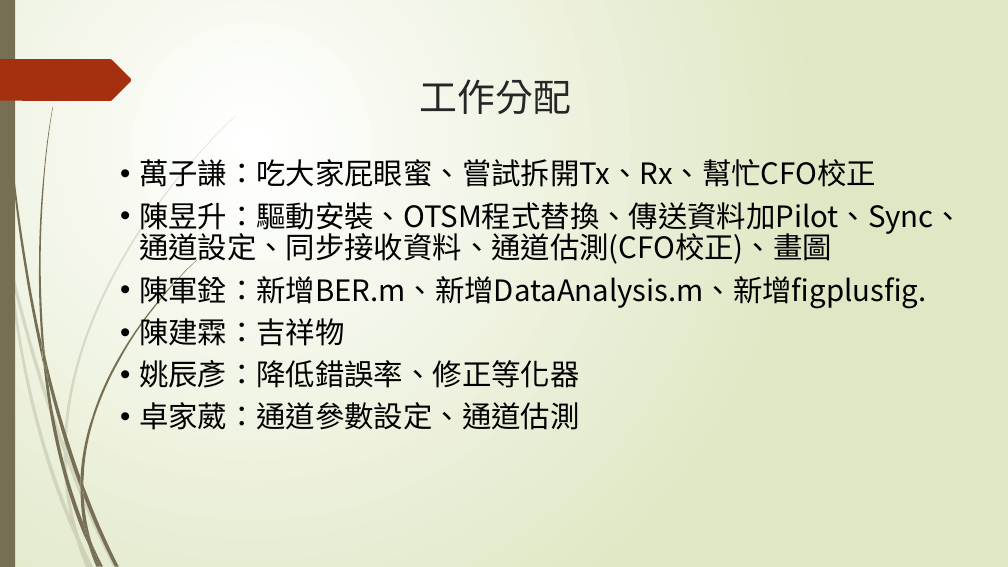
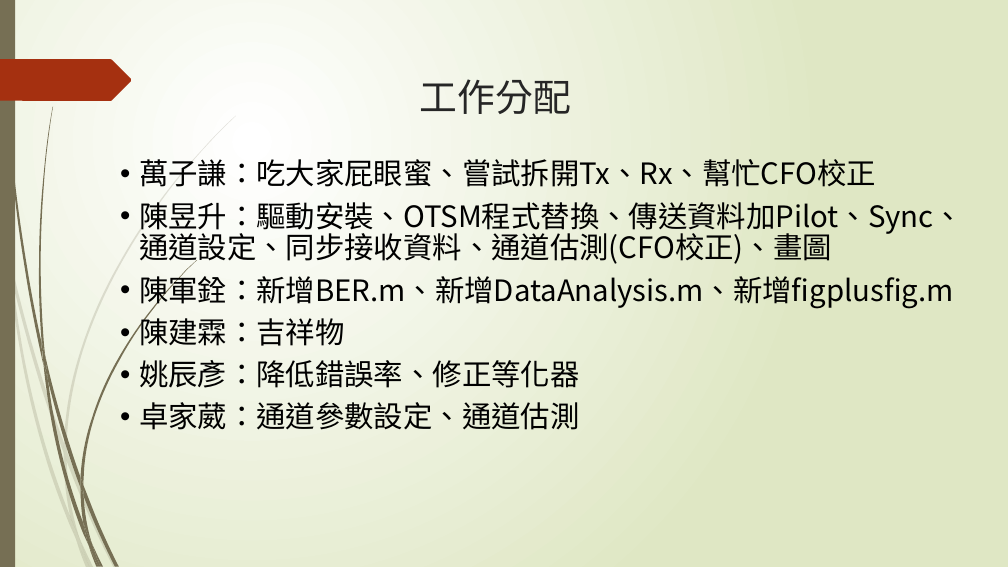
Before and after one commit to NIUWCSP/OTSM, a slide deck: slide 15 of report/以SDR實現OTSM通訊技術.pptx (slide 14 before the commit). Drawn at 1008x567 pixels with LibreOffice and Linux fonts; fonts in the diff are those of the drawing. Boxes give left, top, right and bottom in pixels: in the first picture for what was removed or moved away, otherwise in the second. Text is boxed around its words. In the diff, an @@ line names an element or a change of style, - is before the commit and + after.

```diff
--- a/report/以SDR實現OTSM通訊技術.pptx
+++ b/report/以SDR實現OTSM通訊技術.pptx
@@ text at bbox=[139, 271, 954, 309]: text changed @@
-• 陳軍銓：新增BER.m、新增DataAnalysis.m、新增figplusfig.
+• 陳軍銓：新增BER.m、新增DataAnalysis.m、新增figplusfig.m
```
Also in this commit, not shown: 8 other slides changed, 1 slide added.
